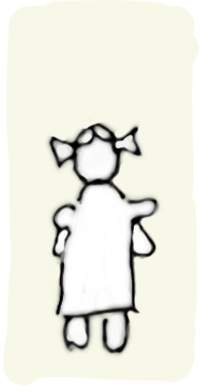
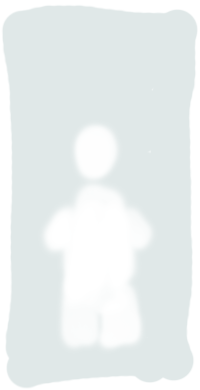
Layer changes from the first 200×390 image to the second:
hid "ygirl" (2nd of 2, in "ygirl") over [43, 116, 164, 359]
hid "fill-ygirl" over [5, 125, 161, 353]
showed group "yboy" (1st of 2) (2 layers) over [34, 105, 161, 357]
hid ":low" over [2, 0, 200, 387]
showed ":medium" over [2, 4, 199, 389]
